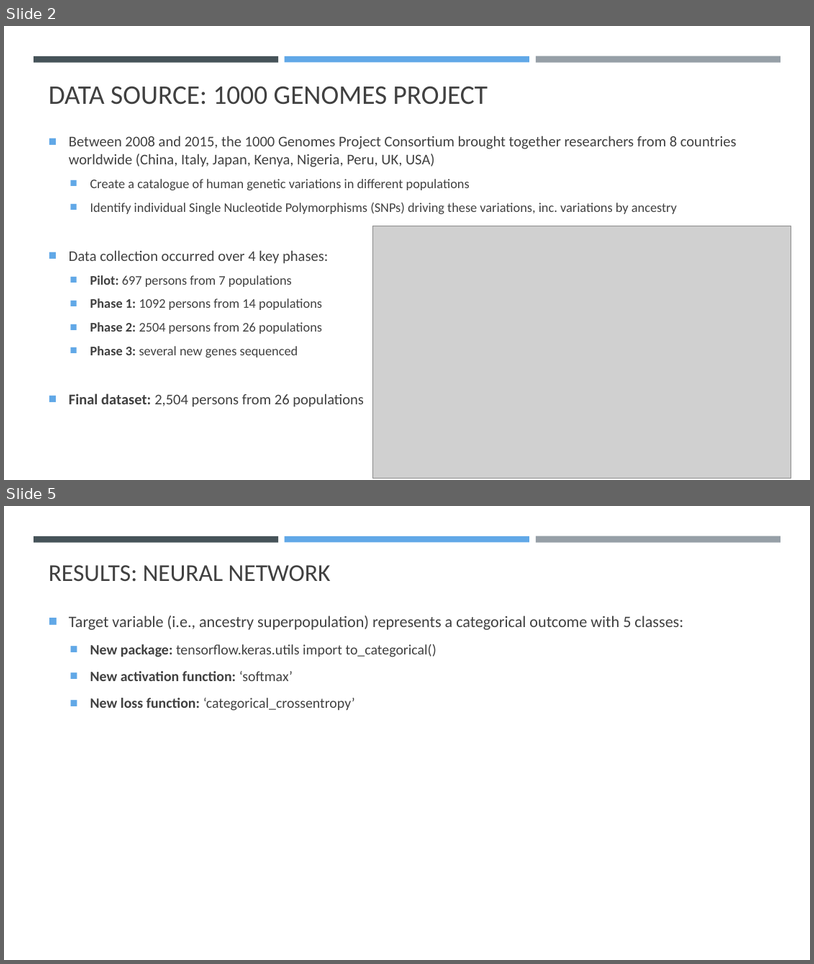
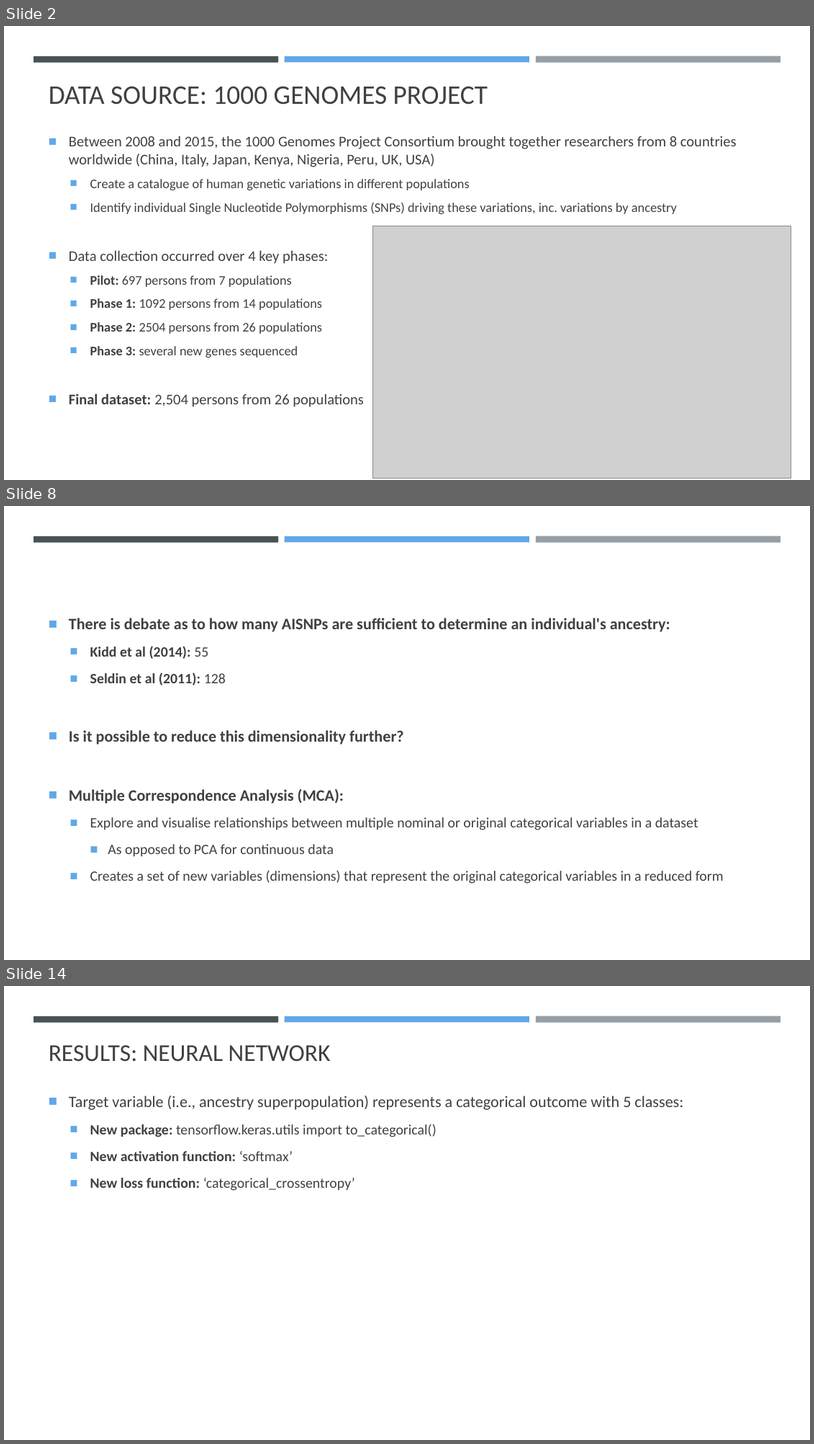
Before and after one commit to K-G-Witt/project4-team1, a slide deck: 1000genomes_Presentation.pptx. Shown one above the other, each under a label of ours: slides 2 and 5 before the commit, slides 2, 8 and 14 after it; the slides between them are not shown. The pictures are 814x964 and 814x1444 pixels, drawn with LibreOffice and Linux fonts; fonts in the diff are those of the drawing; grey boxes stand for pictures. Boxes give left, top, right and bottom in pixels: in the first picture for what was removed or moved away, otherwise in the second. Text is boxed around its words. In the diff, an @@ line names an element or a change of style, - is before the commit and + after.

```diff
--- a/1000genomes_Presentation.pptx
+++ b/1000genomes_Presentation.pptx
@@ slide 8 added at (x1=4, y1=506, x2=810, y2=960), background #FFFFFF; not listed: 3 template elements that a slide beside it also shows @@
@@ text added at (x1=69, y1=618, x2=724, y2=883), 17 pt, text #404040 @@
+■ There is debate as to how many AISNPs are sufficient to determine an individual's ancestry:
+  ■ Kidd et al (2014): 55
+  ■ Seldin et al (2011): 128
+■ Is it possible to reduce this dimensionality further?
+■ Multiple Correspondence Analysis (MCA):
+  ■ Explore and visualise relationships between multiple nominal or original categorical variables in a dataset
+    ■ As opposed to PCA for continuous data
+  ■ Creates a set of new variables (dimensions) that represent the original categorical variables in a reduced form
@@ what was slide 5 is now slide 14 @@
```
Also in this commit, not shown: 1 slide changed, 9 other slides added, 1 slide removed.
